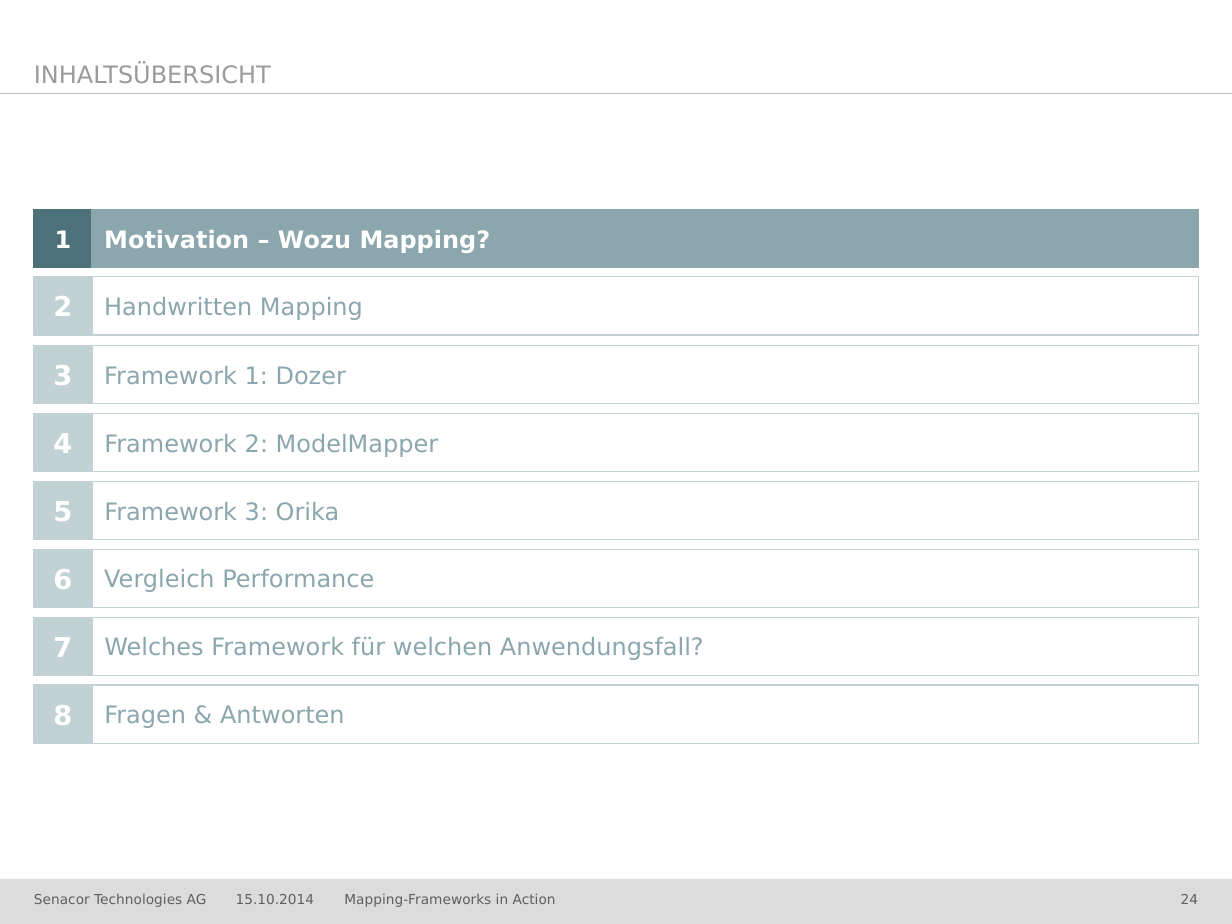
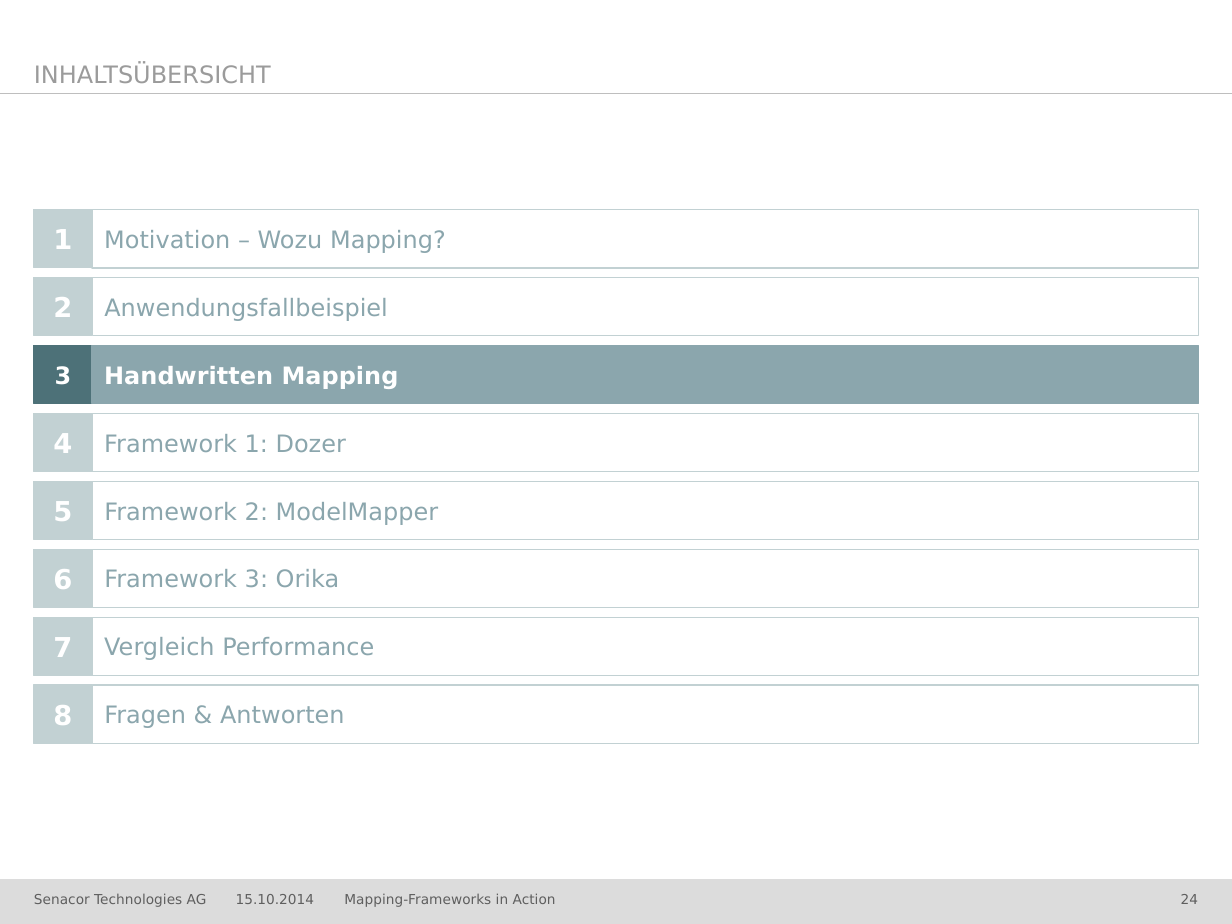
Before and after one commit to jschwalb/Mappings, a slide deck: slide 24 of presentation.pptx. Drawn at 1232x924 pixels with LibreOffice and Linux fonts; fonts in the diff are those of the drawing; background and template pictures are left out. Boxes give left, top, right and bottom in pixels: in the first picture for what was removed or moved away, otherwise in the second. Text is boxed around its words. In the diff, an @@ line names an element or a change of style, - is before the commit and + after.

```diff
--- a/presentation.pptx
+++ b/presentation.pptx
@@ rectangle "1" at (33,209,91,267): size 14 to 16 pt; fill #4D7178 to #C2D1D3; outline #4D7178 0.75 pt to #C2D1D3 0.75 pt @@
@@ rectangle "Motivation – Wozu Mapping?" at (92,209,1199,267): text colour #FFFFFF to #8BA6AD, bold off; fill #8BA6AD to #FFFFFF; outline #8BA6AD 0.75 pt to #C2D1D3 0.75 pt @@
@@ rectangle added at (92,277,1199,335), fill #FFFFFF, outline #C2D1D3 0.75 pt, 14 pt, text #8BA6AD @@
+Anwendungsfallbeispiel
@@ rectangle "3" at (33,346,91,404): size 16 to 14 pt; fill #C2D1D3 to #4D7178; outline #C2D1D3 0.75 pt to #4D7178 0.75 pt @@
@@ 4 rectangles: place and size @@
-4 rectangles at (92,277,1199,607)
+4 rectangles at (92,346,1199,675)
@@ rectangle "Handwritten Mapping" at (92,346,1199,404): text colour #8BA6AD to #FFFFFF, bold on; fill #FFFFFF to #8BA6AD; outline #C2D1D3 0.75 pt to #8BA6AD 0.75 pt @@
@@ rectangle "Framework 3: Orika": place and size @@
-rectangle "Framework 3: Orika" at (92,482,1199,540)
+rectangle "Framework 3: Orika" at (92,549,1199,607)
@@ rectangle removed at (92,617,1199,675) @@
-Welches Framework für welchen Anwendungsfall?
```
Also in this commit, not shown: 17 other slides changed.
